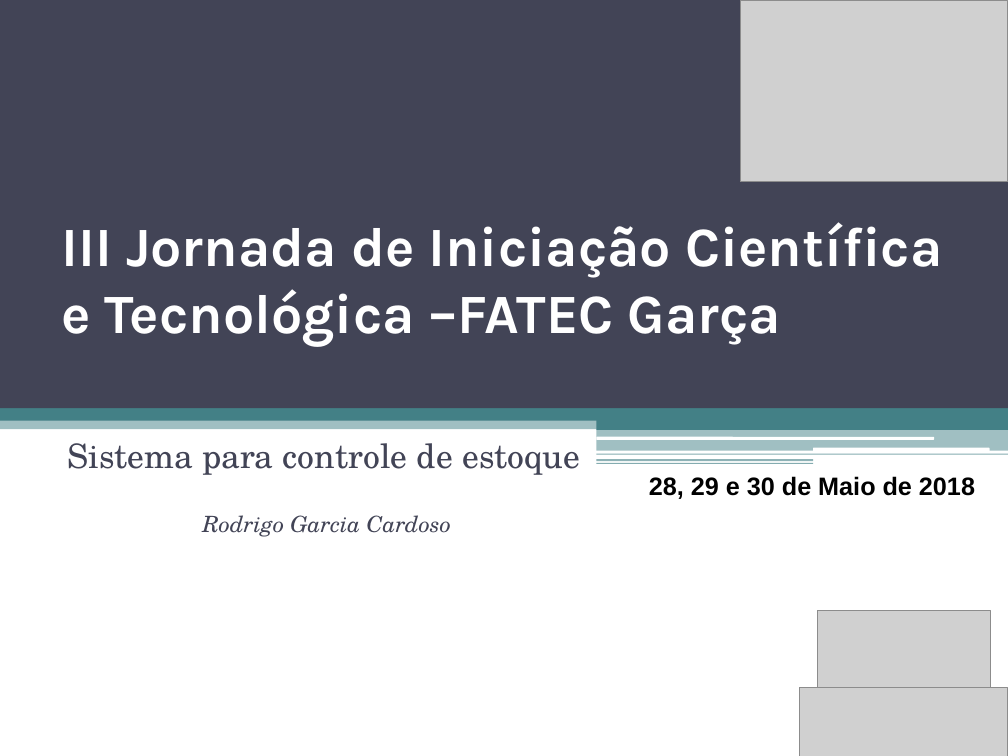
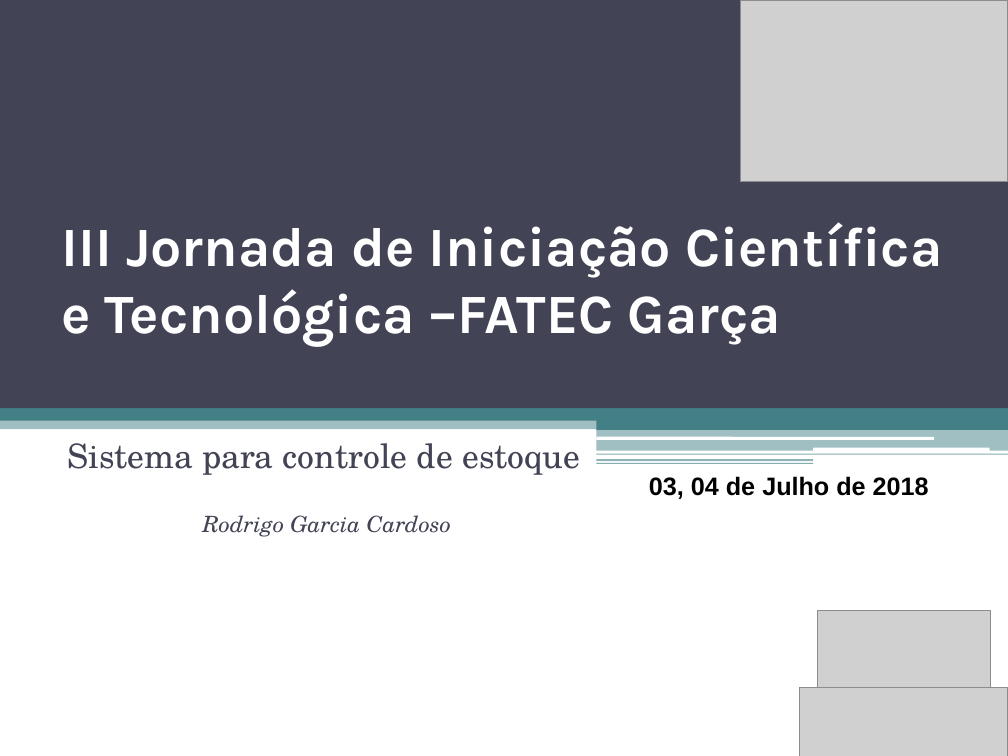
Before and after one commit to Cardoso976/V-Termo, a slide deck: slide 1 of TCC/III Jornada de Iniciação Científica e Tecnológica Tempate–2018.pptx. Drawn at 1008x756 pixels with LibreOffice and Linux fonts; fonts in the diff are those of the drawing; grey boxes stand for pictures. Boxes give left, top, right and bottom in pixels: in the first picture for what was removed or moved away, otherwise in the second. Text is boxed around its words. In the diff, an @@ line names an element or a change of style, - is before the commit and + after.

```diff
--- a/TCC/III Jornada de Iniciação Científica e Tecnológica Tempate–2018.pptx
+++ b/TCC/III Jornada de Iniciação Científica e Tecnológica Tempate–2018.pptx
@@ text at <box>649,476,929,499</box>: text changed @@
-28, 29 e 30 de Maio de 2018
+03, 04 de Julho de 2018
```
Also in this commit, not shown: 2 other slides changed, 1 other file.
